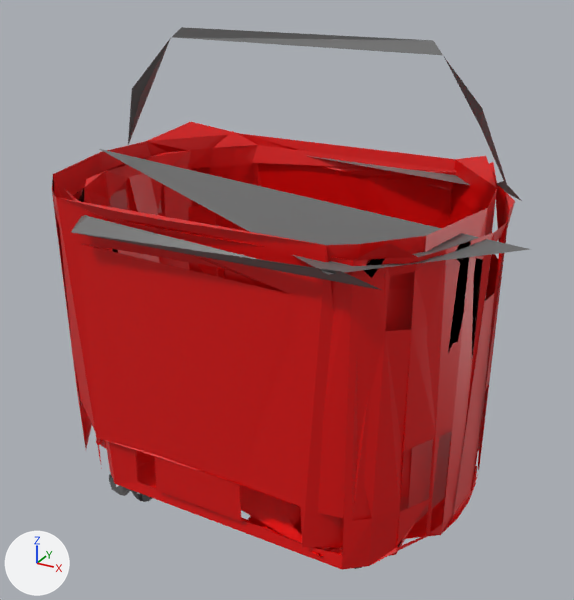
The glTF model docs/city/models/objects/imp-shopping-basket.glb: old version first, new version second.
One viewpoint serves both versions: a 50 mm camera at (0.334, -0.616, 0.514) aimed at (0.0, -0.008, 0.21). Every picture has the same lights, and +X, +Y and +Z are marked at lower left. The older version comes first. Where no turn or scale is listed for an object, it has been applied to the vertices.

Names of what the first picture shows: 'Mesh1_FINAL_ORANGE1_0', 'Mesh1_FINAL_ORANGE1_0.001', 'Mesh1_M_0020_Red_0', 'Mesh1_M_0020_Red_0.001', 'Mesh1_M_0136_Charcoal_0', 'Mesh1_M_0136_Charcoal_0.001' and 2 more.
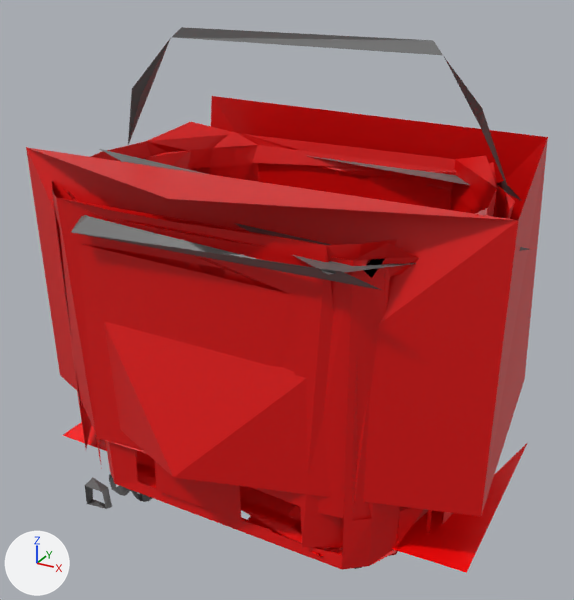
The change in detail:
Mesh me_mesh1_color_008_0_002 is new.
It has 8 vertices, 16 faces and spans x -0.0134..0.0134, y -0.005..0.005, z -0.0142..0.0142.
It uses material mat_color_008 (dark grey #5f5f5f).
Mesh me_mesh1_m_0020_red_0_002 is new.
It has 12 vertices, 16 faces and spans x -0.218..0.218, y -0.115..0.115, z -0.003..0.003.
It uses material mat_m_0020_red (red #ff0000).
Mesh me_mesh1_final_orange1_0_002 is new.
It has 12 vertices, 10 faces and spans x -0.225..0.225, y -0.177..0.177, z -0.128..0.128.
It uses material mat_final_orange1 (red #dd0000).
Object 'Mesh1_Color_008_0.002' (ob_mesh1_color_008_0_002) is new; it shows me_mesh1_color_008_0_002.
Its location is (-0.148, -0.134, 0.014).
Object 'Mesh1_M_0020_Red_0.002' (ob_mesh1_m_0020_red_0_002) is new; it shows me_mesh1_m_0020_red_0_002.
Its location is (0.001, 0.001, 0.05).
Object 'Mesh1_FINAL_ORANGE1_0.002' (ob_mesh1_final_orange1_0_002) is new; it shows me_mesh1_final_orange1_0_002.
Its location is (0.0, 0.0, 0.235).

Boxes (x1, y1, x2, y2) around the edits, measured in the pictures (574 x 600 px):
'Mesh1_FINAL_ORANGE1_0.002', added (red): after (26, 96, 548, 516)
'Mesh1_M_0020_Red_0.002', added: after (63, 422, 527, 573)
'Mesh1_Color_008_0.002', added: after (85, 478, 112, 509)
'Mesh1_M_0136_Charcoal_0.001', unchanged, covered by the edit: (100, 149, 530, 275) in both
